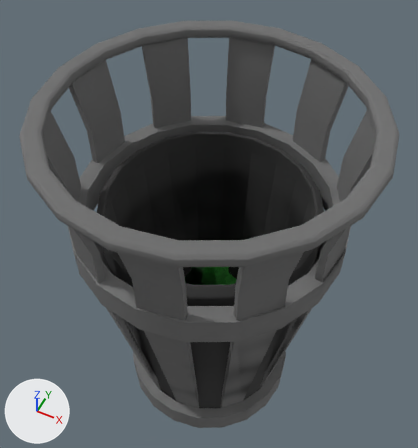
The OBJ model Desarrollo/Vesper/vesper/3d/papelera.obj as it was, and as the next commit left it.
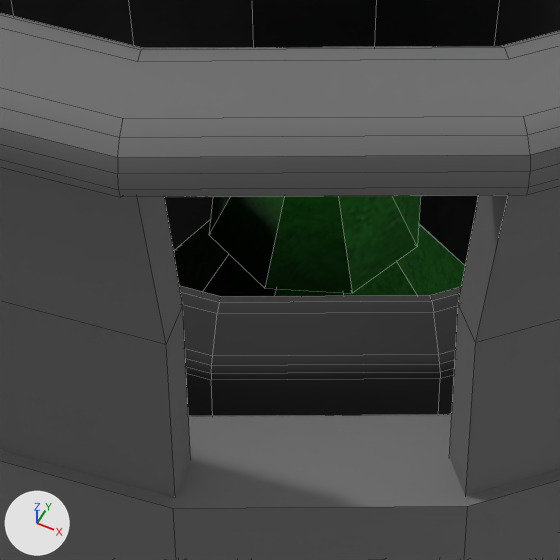
Each version is shown whole from a 50 mm lens placed at (0.403, -0.813, 1.67), pointed at (-0.04, 0.073, 0.562), then close up on the part from 37% to 61% of the width and 52% to 74% of the height. Every picture has the same lights, and +X, +Y and +Z are marked at lower left. The close-ups show mesh edges as thin lines. Where no turn or scale is listed for an object, it has been applied to the vertices. Vertices at the same position are counted once.

In view in the first close-up: 'papelera'.
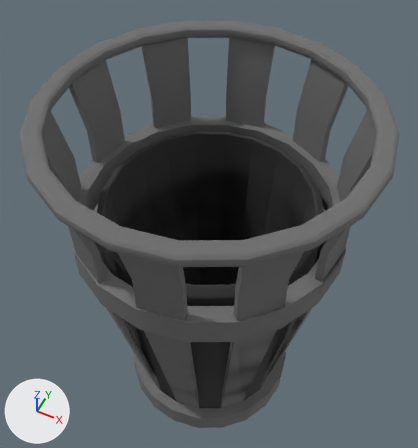
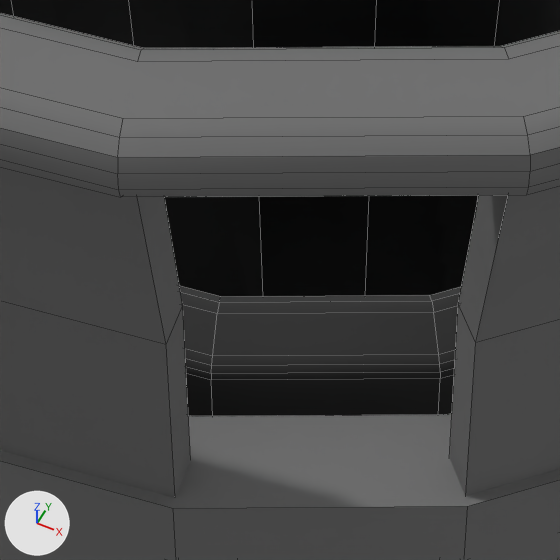
The newer file is also rescaled (x1.019) as a whole; pictures and numbers use the older file's frame.

Where the change shows, as pixel boxes [x1, y1, x2, y2] in the close-ups (560 x 560 px):
part 1 of me_papelera, deleted
    before: [174, 196, 465, 296]

Diff of the bpy script that builds the scene:
```diff
--- a/Desarrollo/Vesper/vesper/3d/papelera.obj.py
+++ b/Desarrollo/Vesper/vesper/3d/papelera.obj.py
@@ me_papelera @@
 me_papelera.from_pydata(...)  # 1210 vertices, 1064 faces; spans x -0.365..0.36, y -0.362..0.362, z 0.002..0.975
 # used by ob_papelera; location = (0.0, 0.0, 0.0)
+# me_papelera part 1: the loose piece of 130 vertices spanning x -0.178..0.175, y -0.177..0.177, z 0.002..0.583 is deleted
 me_papelera.materials.append(mat_blinn1sg)
-me_papelera.materials.append(mat_abeto_blinn1sg)  # picture img_abeto_diffuse_png
```
